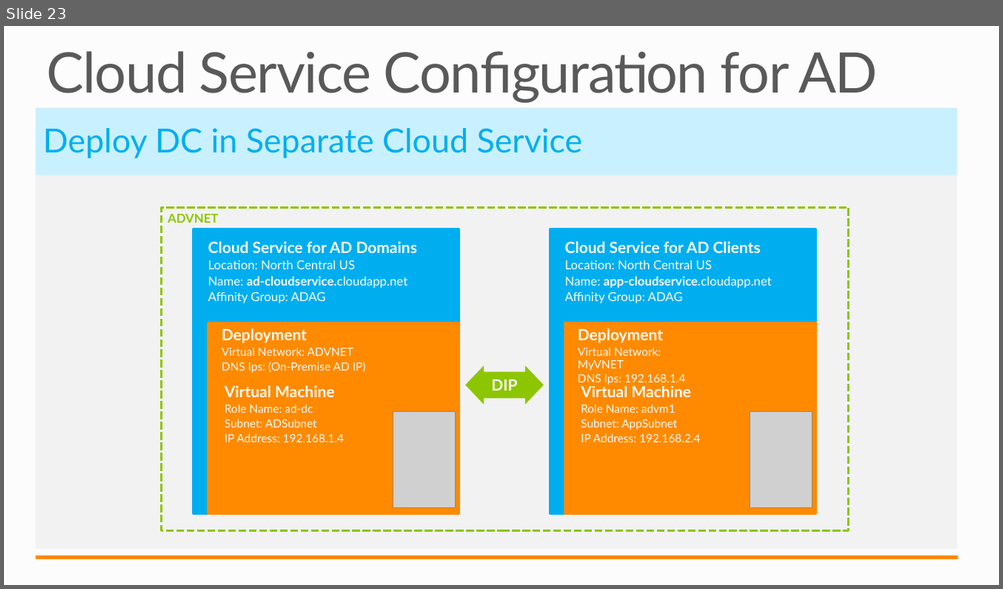
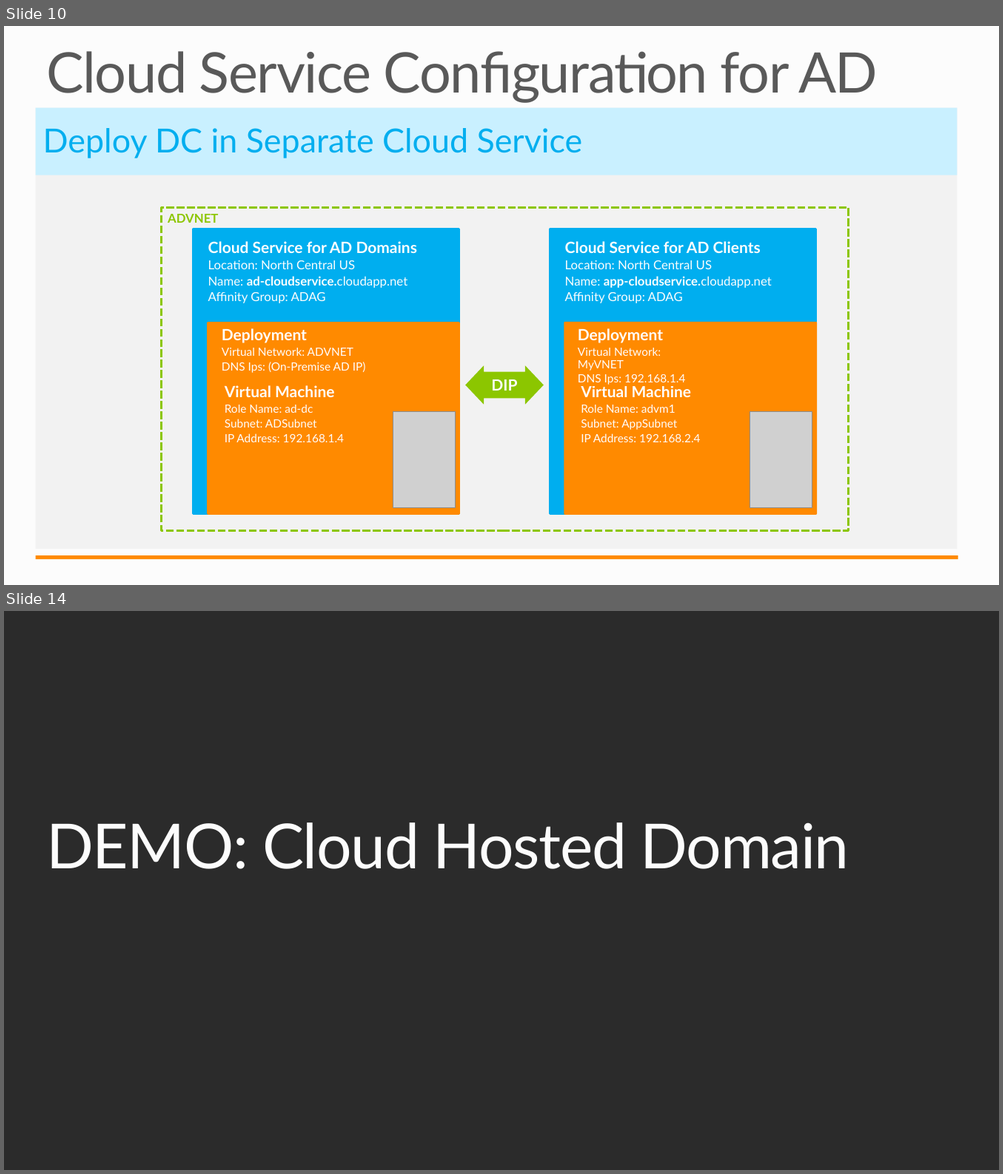
Before and after one commit to tylerd/PRESENTATION-DeployingActiveDirectory, a slide deck: DeployingActiveDirectory.pptx. Shown one above the other, each under a label of ours: slide 23 before the commit, slides 10 and 14 after it; the slides between them are not shown. The pictures are 1003x589 and 1003x1174 pixels, drawn with LibreOffice and Linux fonts; fonts in the diff are those of the drawing; grey boxes stand for pictures; background and template pictures are left out; a plain dark background stands for a picture behind light text. Boxes give left, top, right and bottom in pixels: in the first picture for what was removed or moved away, otherwise in the second. Text is boxed around its words. In the diff, an @@ line names an element or a change of style, - is before the commit and + after.

```diff
--- a/DeployingActiveDirectory.pptx
+++ b/DeployingActiveDirectory.pptx
@@ slide 14 added at [4, 611, 999, 1170], background picture (left out) @@
@@ title added at [46, 823, 849, 869], 60 pt, text #FFFFFF @@
+DEMO: Cloud Hosted Domain
@@ what was slide 23 is now slide 10 @@
```
Also in this commit, not shown: 5 slides changed, 7 other slides added.
